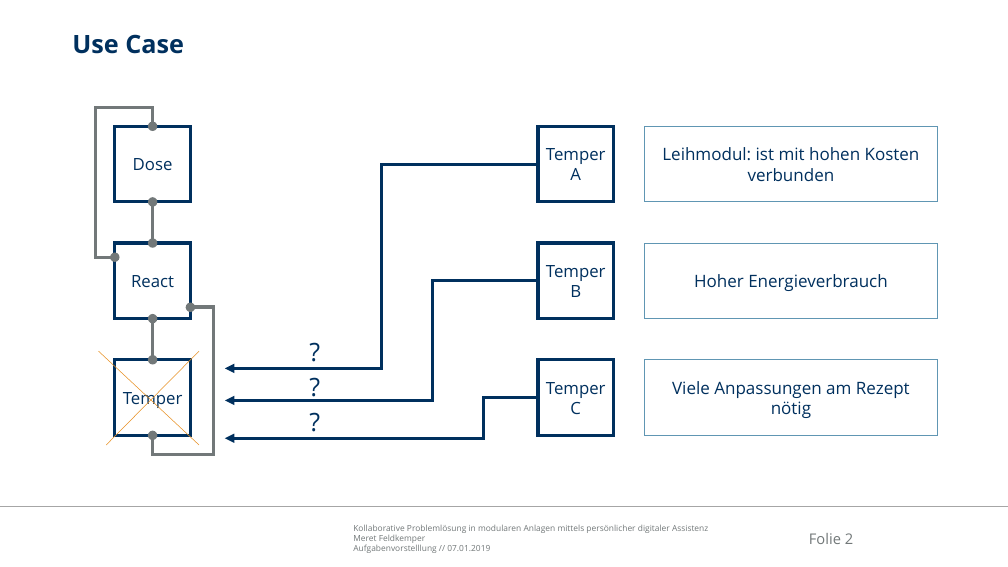
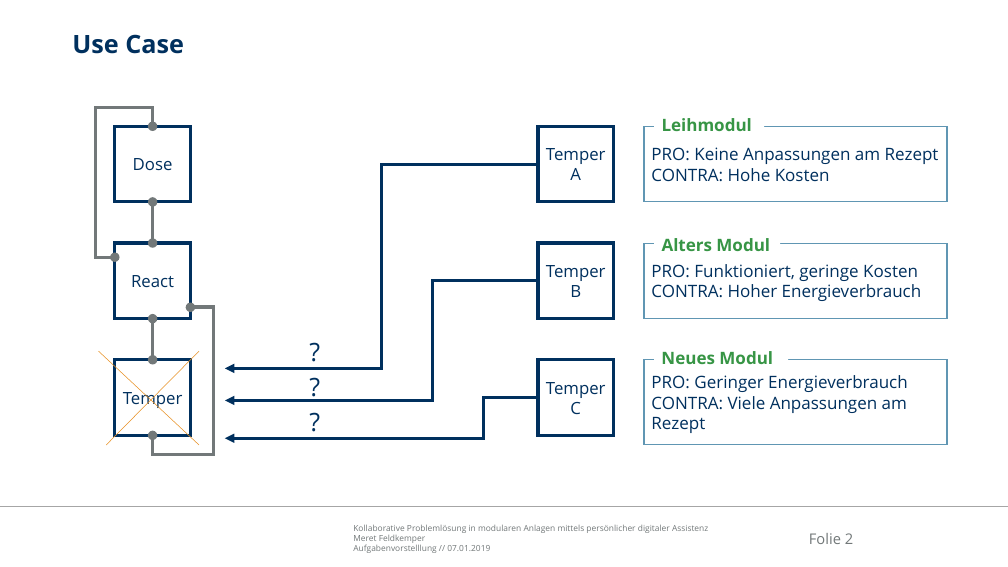
Before and after one commit to Ral3007/Diplomarbeit, a slide deck: slide 2 of Dokumente/Präsentationen/2019-01-24_DA_Feldkemper_Treffen_Krzywinski.pptx. Drawn at 1008x567 pixels with LibreOffice and Linux fonts; fonts in the diff are those of the drawing; background and template pictures are left out. Boxes give left, top, right and bottom in pixels: in the first picture for what was removed or moved away, otherwise in the second. Text is boxed around its words. In the diff, an @@ line names an element or a change of style, - is before the commit and + after.

```diff
--- a/Dokumente/Präsentationen/2019-01-24_DA_Feldkemper_Treffen_Krzywinski.pptx
+++ b/Dokumente/Präsentationen/2019-01-24_DA_Feldkemper_Treffen_Krzywinski.pptx
@@ text added at bbox=[662, 118, 752, 131], 16.2 pt, text #379545, bold @@
+Leihmodul
@@ rectangle "PRO: Keine Anpassungen am Rezept": place and size @@
-rectangle "PRO: Keine Anpassungen am Rezept" at bbox=[644, 126, 938, 202]
+rectangle "PRO: Keine Anpassungen am Rezept" at bbox=[644, 126, 948, 202]
@@ text in rectangle at bbox=[651, 147, 939, 181]: text changed @@
-Leihmodul: ist mit hohen Kosten verbunden
+PRO: Keine Anpassungen am Rezept
+CONTRA: Hohe Kosten
@@ text added at bbox=[662, 238, 770, 251], 16.2 pt, text #379545, bold @@
+Alters Modul
@@ rectangle "PRO: Funktioniert, geringe Kosten": place and size @@
-rectangle "PRO: Funktioniert, geringe Kosten" at bbox=[644, 243, 938, 319]
+rectangle "PRO: Funktioniert, geringe Kosten" at bbox=[644, 243, 948, 319]
@@ text in rectangle at bbox=[651, 264, 922, 301]: text changed @@
-Hoher Energieverbrauch
+PRO: Funktioniert, geringe Kosten
+CONTRA: Hoher Energieverbrauch
@@ text added at bbox=[661, 351, 773, 364], 16.2 pt, text #379545, bold @@
+Neues Modul
@@ rectangle "PRO: Geringer Energieverbrauch": place and size @@
-rectangle "PRO: Geringer Energieverbrauch" at bbox=[644, 360, 938, 436]
+rectangle "PRO: Geringer Energieverbrauch" at bbox=[644, 360, 948, 445]
@@ text in rectangle at bbox=[651, 375, 908, 433]: text changed @@
-Viele Anpassungen am Rezept nötig
+PRO: Geringer Energieverbrauch
+CONTRA: Viele Anpassungen am Rezept
```
Also in this commit, not shown: 1 other slide changed.
